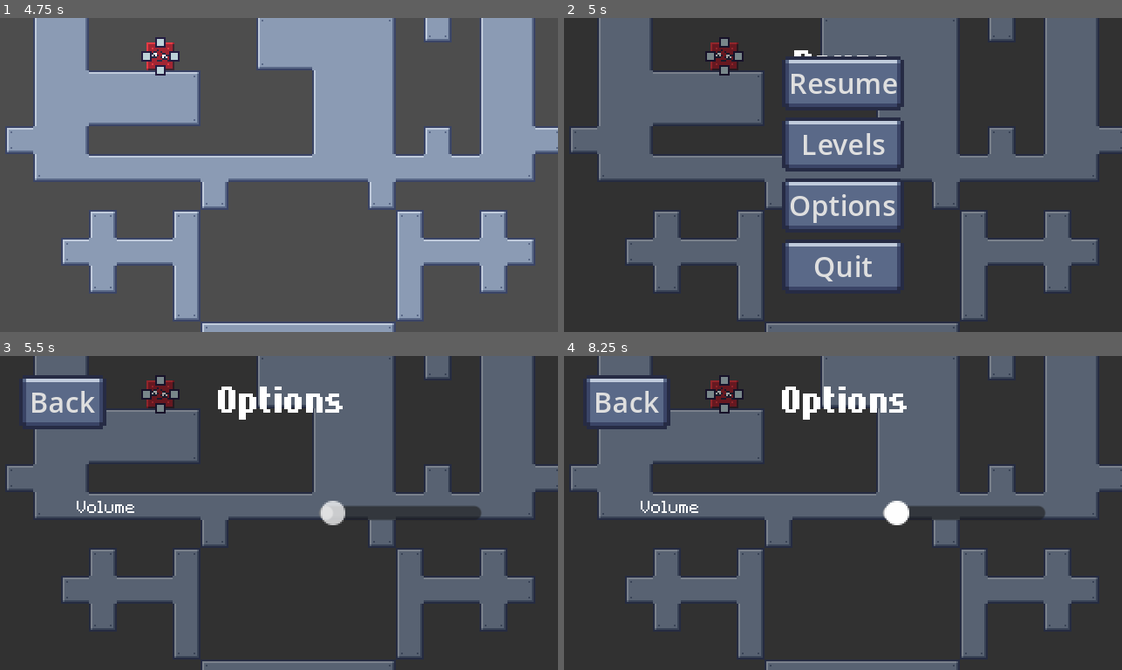
Above: before the commit, frames 1-4 (two rows, left to right).
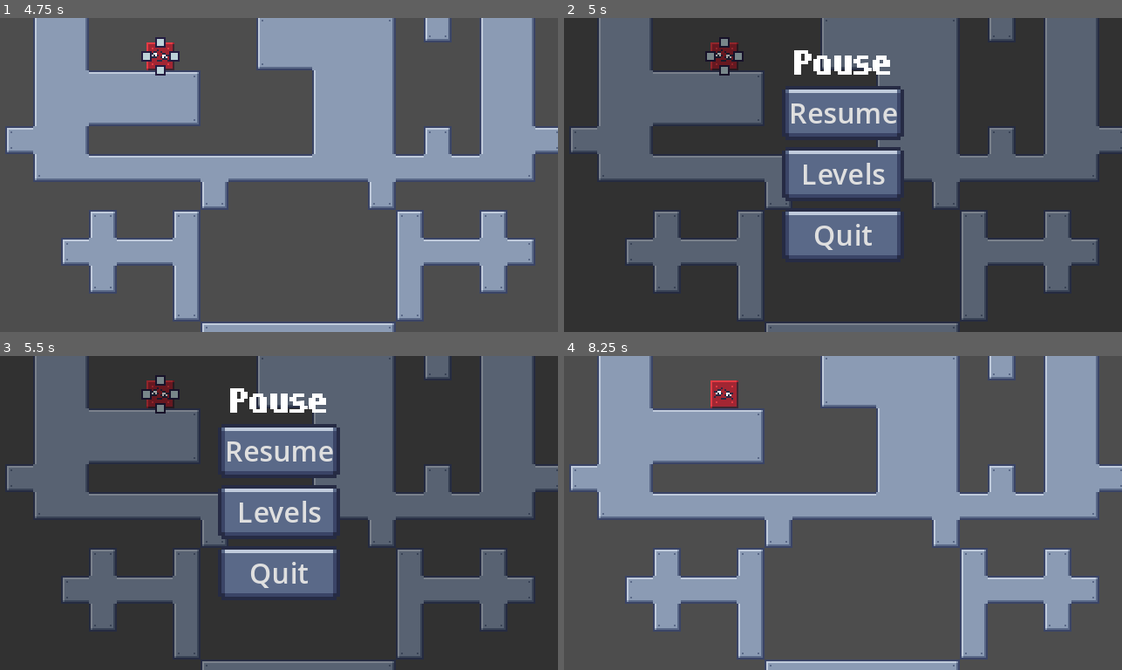
Above: after the commit, the same moments.

Repository: ARKANYOTA/globs
Game: Godot game, scene res://scenes/level_select.tscn
Two runs of this game, one before a commit and one after it. Both use one fixed random seed, a clock stepped at 60 frames per second and the inputs below.
Inputs (mouse positions are in pixels of both pictures, inside the frame that each line leads up to):
- Up to frame 1 (4.75 s): click (44, 68) at 0.52 s; tap Enter (ui_accept) at 1.25, 1.52, 2.27, 3.77, 4.25, 4.52 s; move the mouse to (401, 159) at 1.27 s; press the mouse at (401, 159) at 1.28 s; hold Right (ui_right) 1.28-2.78 s; move the mouse to (11, 281) at 2.02 s; release the mouse at (11, 281) at 2.03 s; tap V (removeme2_nolan_usge_to_change_scene) at 2.1, 3.6 s; move the mouse to (161, 36) at 2.77 s; press the mouse at (161, 36) at 2.78 s; hold Left (ui_left) 2.78-3.53 s; move the mouse to (161, 55) at 3.52 s; release the mouse at (161, 55) at 3.53 s; hold Right (ui_right) from 3.53 s (still down); move the mouse to (145, 55) at 4.27 s; press the mouse at (145, 55) at 4.28 s
- Up to frame 2 (5 s): keep holding Right (ui_right); tap Escape (pause) at 4.9 s
- Up to frame 3 (5.5 s): release Right (ui_right) at 5 s; release the mouse at (145, 393) at 5 s; click (279, 544) at 5 s, where only the run before the commit has a clickable "Options"
- Up to frame 4 (8.25 s): click (625, 403) at 5.75 s, where only the run before the commit has a clickable "Back"; click (843, 450) at 6.5 s, where only the run after the commit has a clickable "Resume"; move the mouse to (675, 465) at 7.27 s; hold Left (ui_left) 7.28-8.03 s; tap V (removeme2_nolan_usge_to_change_scene) at 7.35 s; move the mouse to (870, 513) at 8.02 s; press the mouse at (870, 513) at 8.03 s; hold Right (ui_right) from 8.03 s (still down)

Frame 1 is identical in both runs. In frame 2, 11% of the frame differs, in the area x 39-61%, y 12-87%; in frame 3, 12%; in frame 4, 100%, in the area x 0-100%, y 0-100%.
Error in both runs: Assertion failed: Levvel out of bounds (res://scripts/autoload/level_data.gd:13)

Commit message:
rm options

Diff:
--- a/scenes/pause_menu.tscn
+++ b/scenes/pause_menu.tscn
@@ -98,23 +98,6 @@
 theme_override_styles/normal = ExtResource("3_7plsw")
 text = "Levels"
 
-[node name="Options" type="Button" parent="MarginContainer/VBoxContainer"]
-layout_mode = 2
-size_flags_vertical = 4
-theme_override_styles/focus = SubResource("StyleBoxEmpty_dge07")
-theme_override_styles/disabled_mirrored = SubResource("StyleBoxEmpty_mrjtd")
-theme_override_styles/disabled = SubResource("StyleBoxEmpty_lmddy")
-theme_override_styles/hover_pressed_mirrored = SubResource("StyleBoxEmpty_5rjmr")
-theme_override_styles/hover_pressed = ExtResource("3_7plsw")
-theme_override_styles/hover_mirrored = SubResource("StyleBoxEmpty_8mypg")
-theme_override_styles/hover = ExtResource("3_7plsw")
-theme_override_styles/pressed_mirrored = SubResource("StyleBoxEmpty_4q584")
-theme_override_styles/pressed = ExtResource("3_7plsw")
-theme_override_styles/normal_mirrored = SubResource("StyleBoxEmpty_lhtys")
-theme_override_styles/normal = ExtResource("3_7plsw")
-text = "Options
-"
-
 [node name="Quit" type="Button" parent="MarginContainer/VBoxContainer"]
 layout_mode = 2
 size_flags_vertical = 4
@@ -134,5 +117,4 @@
 
 [connection signal="pressed" from="MarginContainer/VBoxContainer/Resume" to="." method="_on_resume_pressed"]
 [connection signal="pressed" from="MarginContainer/VBoxContainer/Levels" to="." method="_on_levels_pressed"]
-[connection signal="pressed" from="MarginContainer/VBoxContainer/Options" to="." method="_on_options_pressed"]
 [connection signal="pressed" from="MarginContainer/VBoxContainer/Quit" to="." method="_on_quit_pressed"]
--- /dev/null
+++ b/scenes/you_win.tscn
@@ -0,0 +1,18 @@
+[gd_scene load_steps=3 format=3 uid="uid://njp8pewvydxc"]
+
+[ext_resource type="FontFile" uid="uid://b3ayaf2x5qddk" path="res://assets/fonts/hardpixel.otf" id="1_7iatr"]
+
+[sub_resource type="LabelSettings" id="LabelSettings_ggsbr"]
+font = ExtResource("1_7iatr")
+font_size = 60
+
+[node name="You Win" type="Node2D"]
+
+[node name="Label" type="Label" parent="."]
+offset_left = 30.0
+offset_top = 51.0
+offset_right = 276.0
+offset_bottom = 123.0
+text = "You Win
+"
+label_settings = SubResource("LabelSettings_ggsbr")
